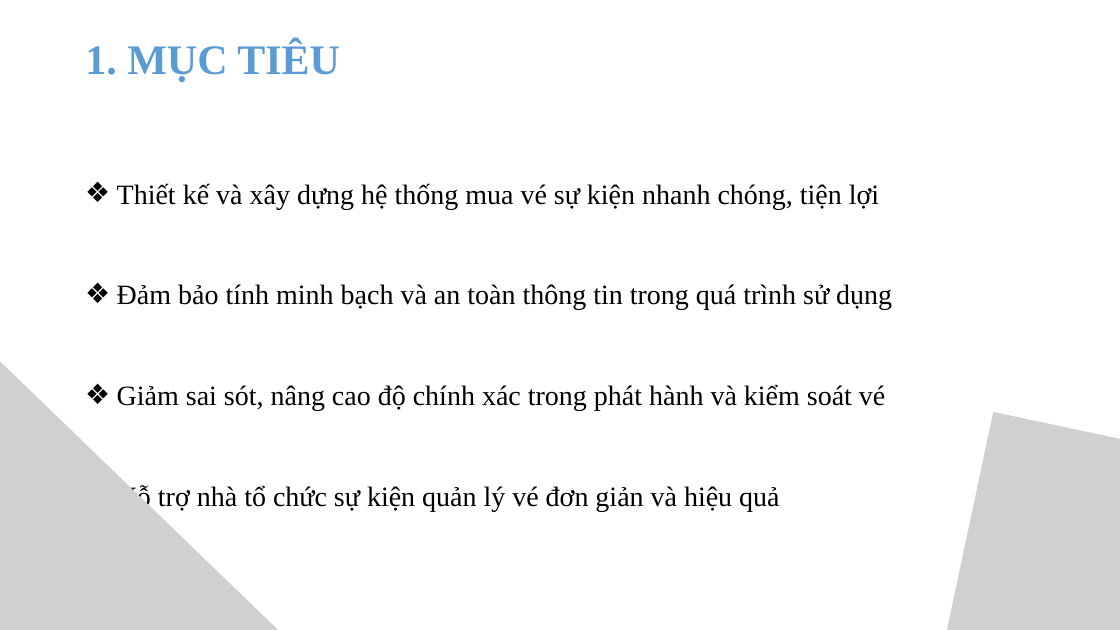
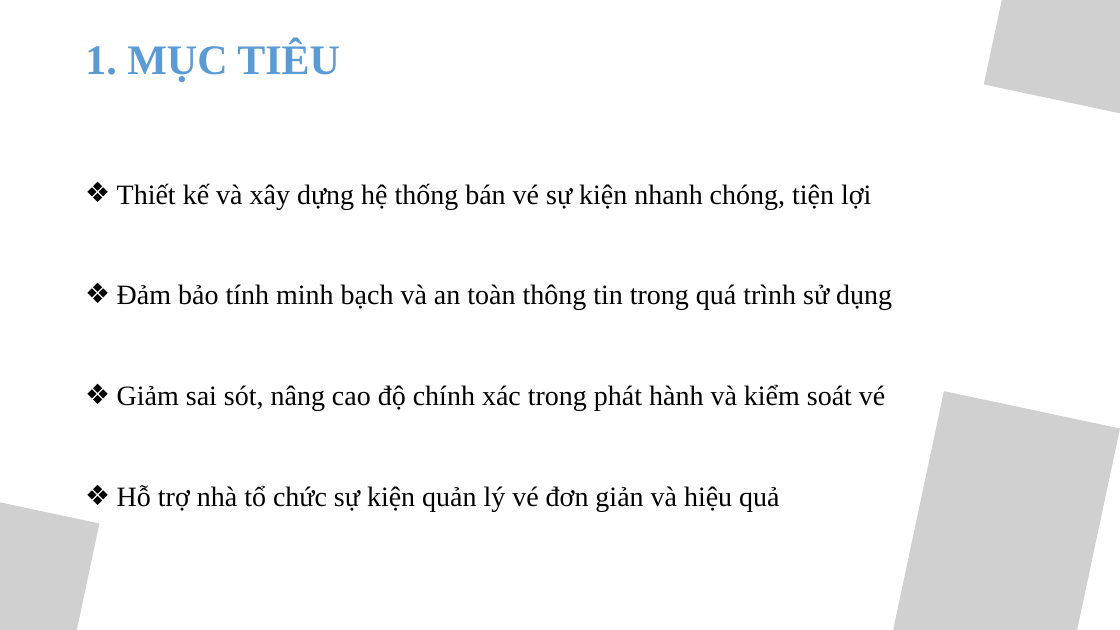
Before and after one commit to thuanvo2405/Ticket_Booking_App, a slide deck: slide 3 of SlideBaoVe.pptx. Drawn at 1120x630 pixels with LibreOffice and Linux fonts; fonts in the diff are those of the drawing; grey boxes stand for pictures. Boxes give left, top, right and bottom in pixels: in the first picture for what was removed or moved away, otherwise in the second. Text is boxed around its words. In the diff, an @@ line names an element or a change of style, - is before the commit and + after.

```diff
--- a/SlideBaoVe.pptx
+++ b/SlideBaoVe.pptx
@@ picture added at [984,0,1120,121] @@
@@ text at [117,183,871,209]: text changed @@
-❖ Thiết kế và xây dựng hệ thống mua vé sự kiện nhanh chóng, tiện lợi
+❖ Thiết kế và xây dựng hệ thống bán vé sự kiện nhanh chóng, tiện lợi
@@ picture removed at [0,315,454,630] @@
@@ picture: place and size @@
-picture at [933,412,1120,630]
+picture at [884,391,1120,630]
@@ picture added at [0,486,99,630] @@
```
Also in this commit, not shown: 5 other slides changed, 5 other files.
